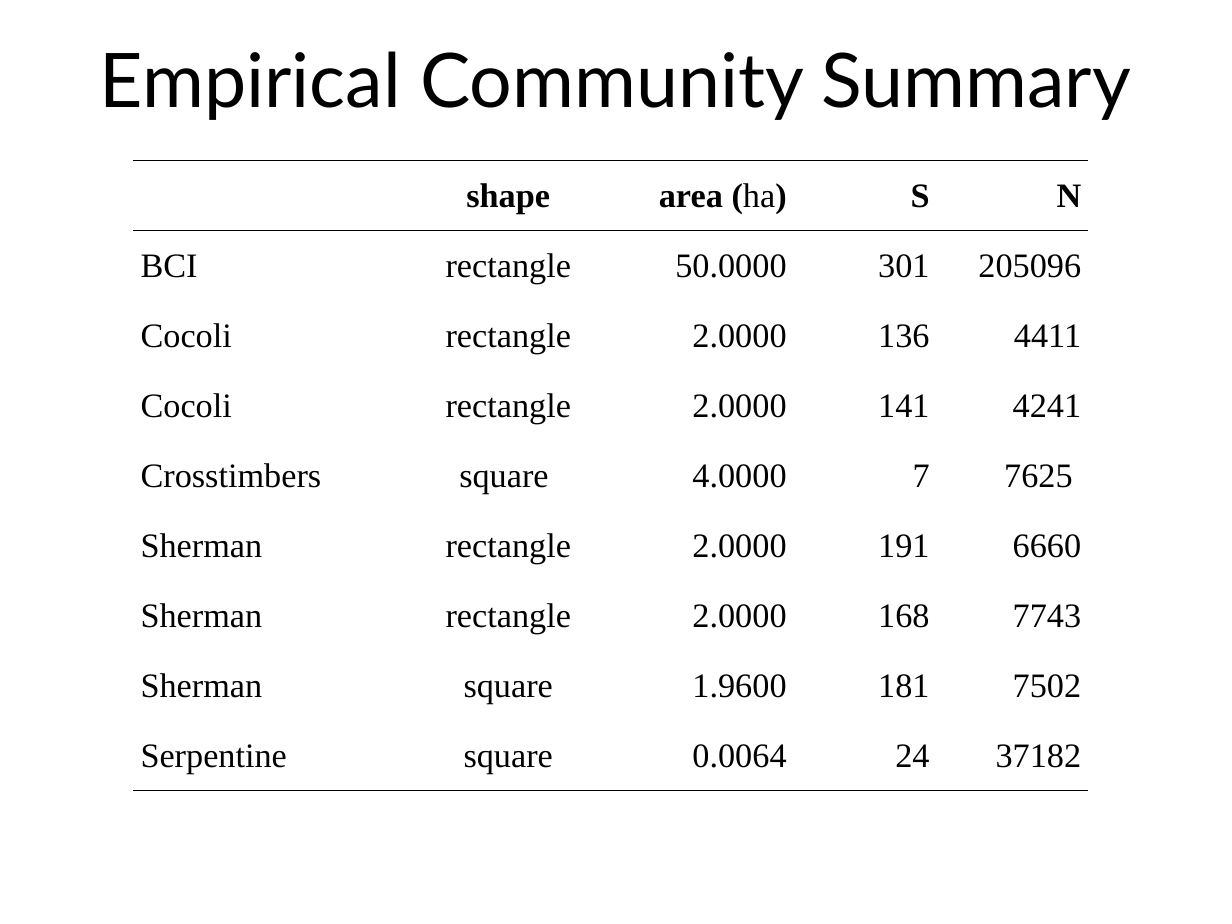
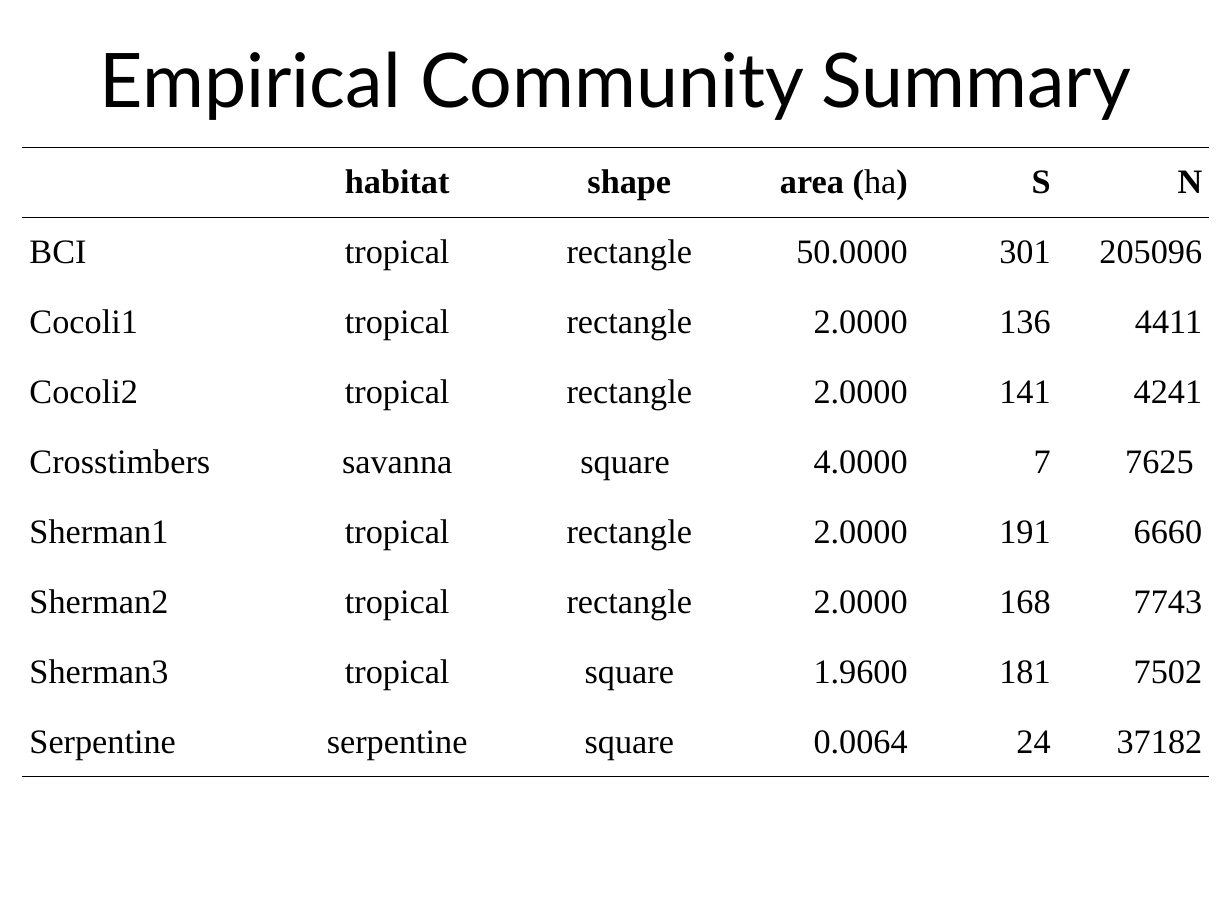
Before and after one commit to weecology/mete-spatial, a slide deck: slide 4 of presentations/spat_Berkeley_trip.ppt (slide 2 before the commit). Drawn at 1232x924 pixels with LibreOffice and Linux fonts; fonts in the diff are those of the drawing. Boxes give left, top, right and bottom in pixels: in the first picture for what was removed or moved away, otherwise in the second. Text is boxed around its words. In the diff, an @@ line names an element or a change of style, - is before the commit and + after.

```diff
--- a/presentations/spat_Berkeley_trip.ppt
+++ b/presentations/spat_Berkeley_trip.ppt
@@ table at [22,147,1207,776] @@
-column 1:  | BCI | Cocoli | Cocoli | Crosstimbers | Sherman | Sherman | Sherman | Serpentine
+column 1:  | BCI | Cocoli1 | Cocoli2 | Crosstimbers | Sherman1 | Sherman2 | Sherman3 | Serpentine
+column 2: habitat | tropical | tropical | tropical | savanna | tropical | tropical | tropical | serpentine
@@ table: place and size @@
-table at [133,160,1087,790]
+table at [22,147,1207,776]
```
Also in this commit, not shown: 1 other slide changed, 14 slides added, 1 slide removed.
